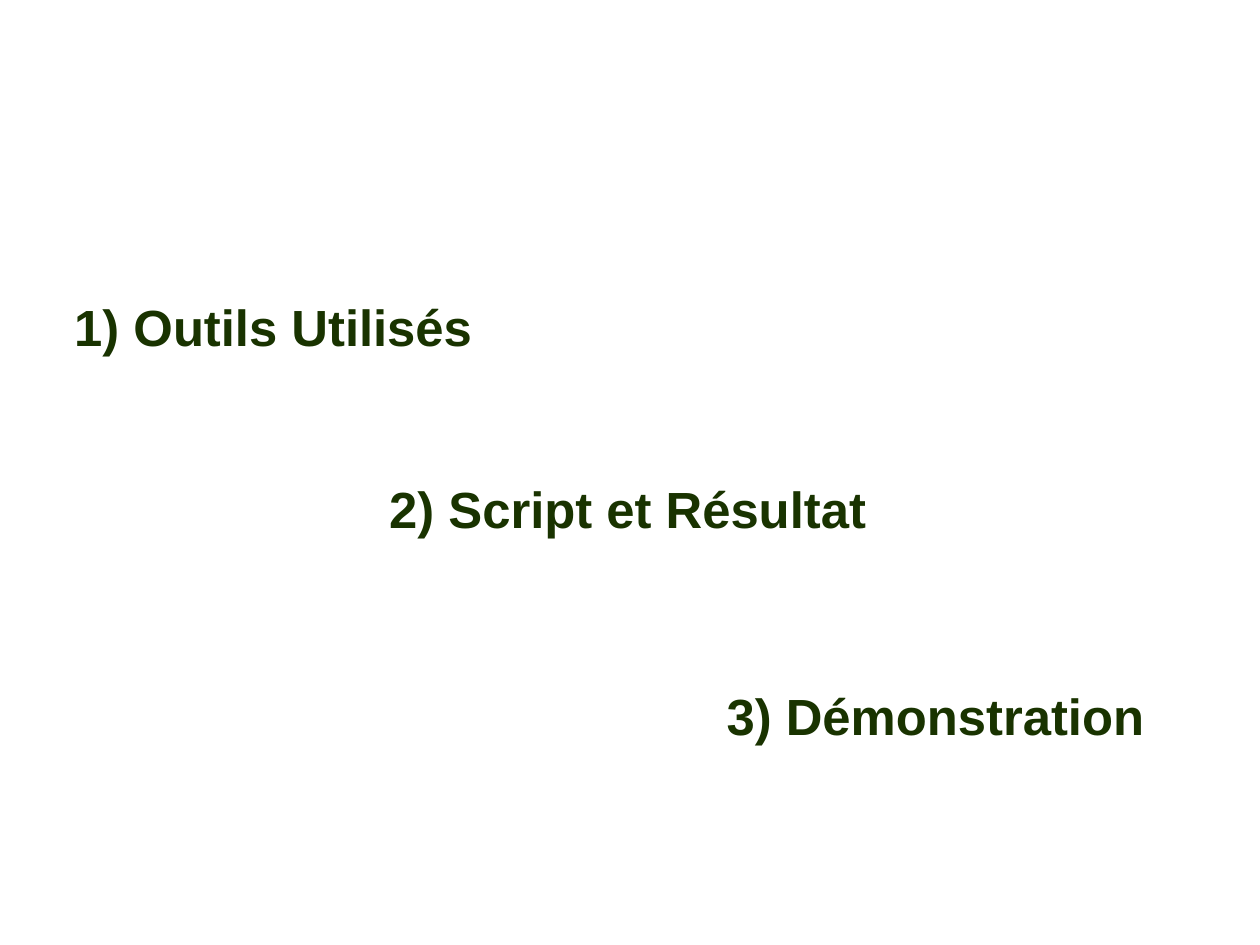
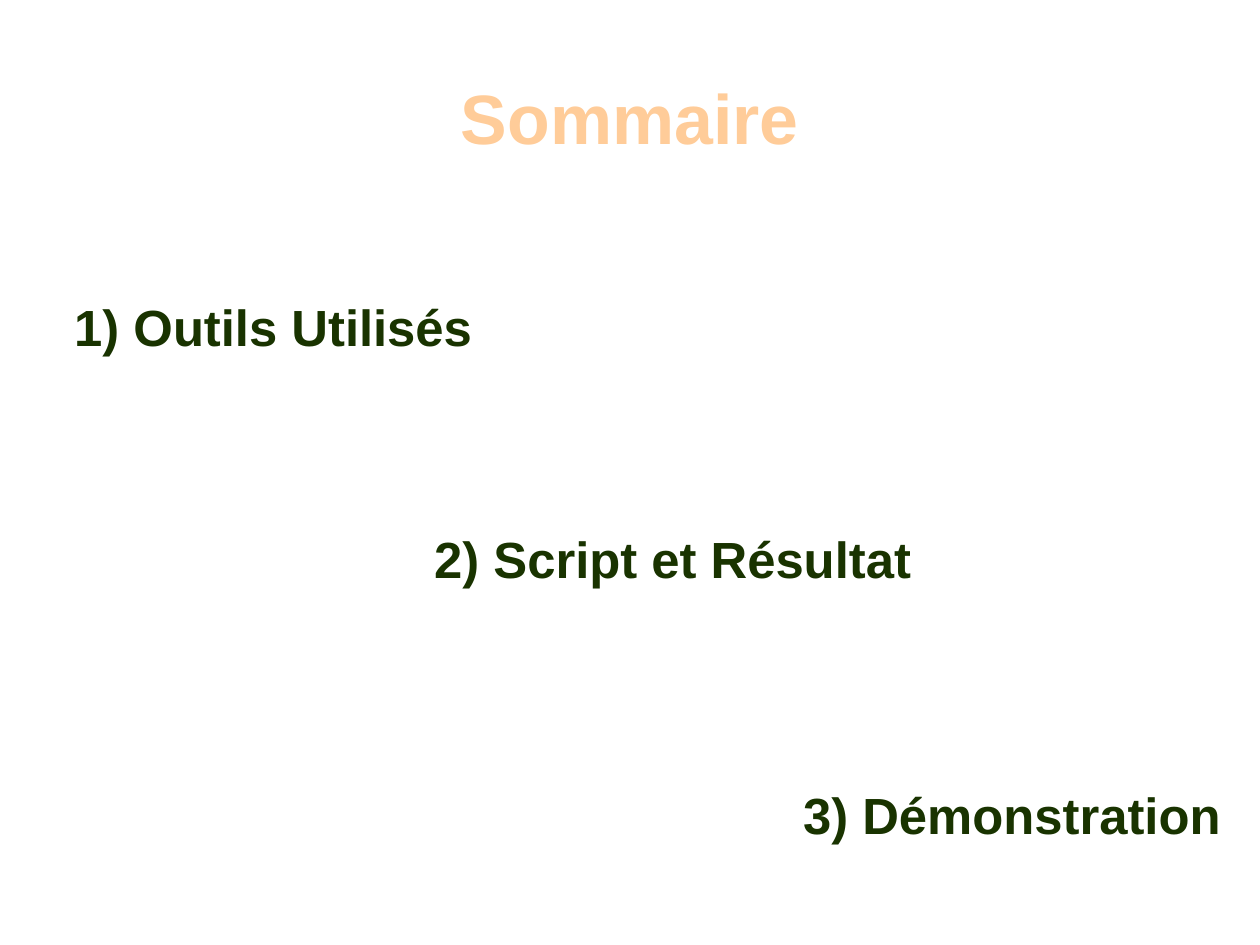
Before and after one commit to beugin/Signe_astrologique, a slide deck: slide 4 of dossier_presentation.odp (slide 3 before the commit). Drawn at 1260x945 pixels with LibreOffice and Linux fonts; fonts in the diff are those of the drawing; background and template pictures are left out. Boxes give left, top, right and bottom in pixels: in the first picture for what was removed or moved away, otherwise in the second. Text is boxed around its words. In the diff, an @@ line names an element or a change of style, - is before the commit and + after.

```diff
--- a/dossier_presentation.odp
+++ b/dossier_presentation.odp
@@ title "Sommaire" at box(461, 93, 798, 145): text colour #FFFFFF to #FFCC99 @@
@@ text "2) Script et Résultat": place and size @@
-text "2) Script et Résultat" at box(389, 490, 866, 539)
+text "2) Script et Résultat" at box(434, 540, 911, 588)
@@ text "3) Démonstration": place and size @@
-text "3) Démonstration" at box(727, 697, 1144, 745)
+text "3) Démonstration" at box(803, 796, 1220, 844)
```
Also in this commit, not shown: 5 other slides changed, 2 slides added, 1 slide removed.
